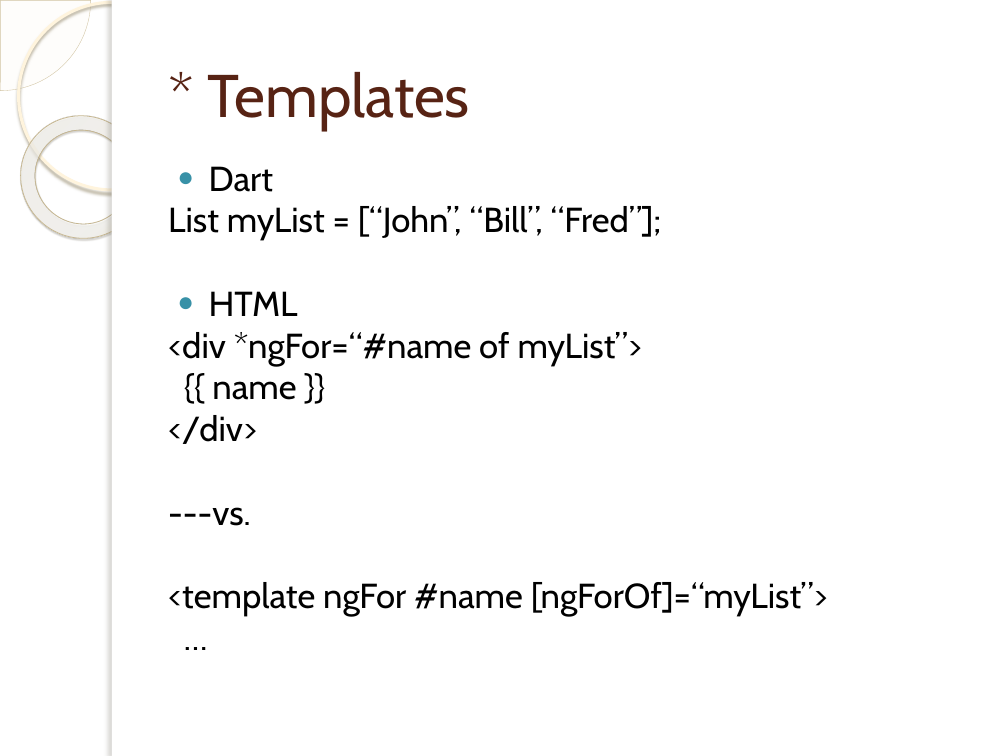
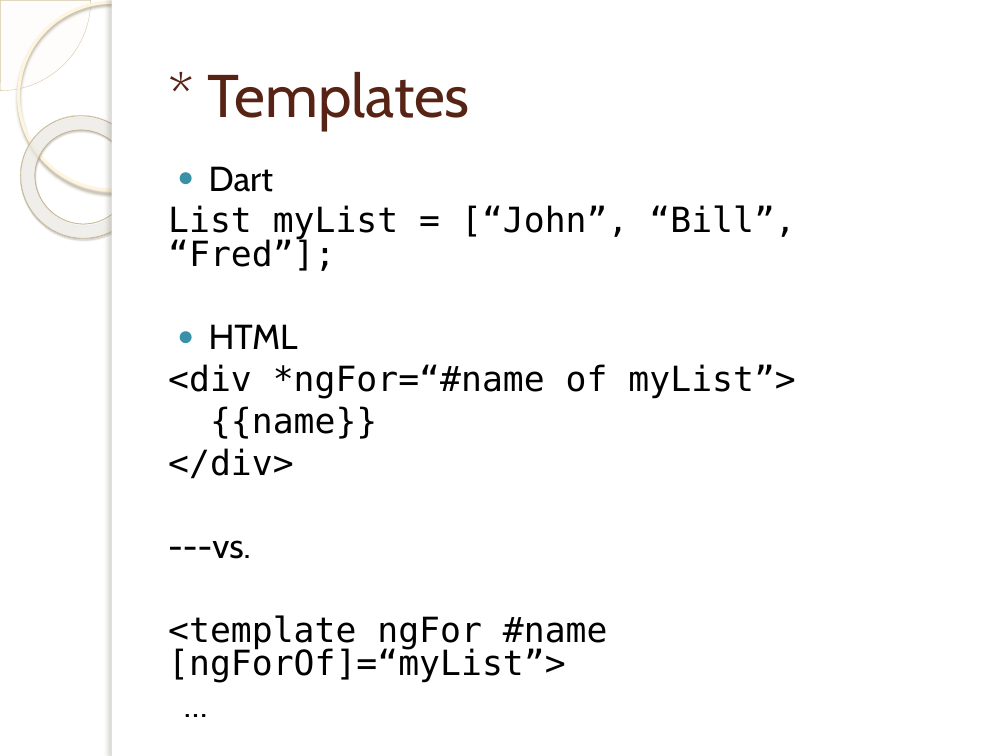
Before and after one commit to cdnielson/angular2presentation, a slide deck: slide 18 of Angular 2.pptx. Drawn at 1008x756 pixels with LibreOffice and Linux fonts; fonts in the diff are those of the drawing; background and template pictures are left out. Boxes give left, top, right and bottom in pixels: in the first picture for what was removed or moved away, otherwise in the second. Text is boxed around its words. In the diff, an @@ line names an element or a change of style, - is before the commit and + after.

```diff
--- a/Angular 2.pptx
+++ b/Angular 2.pptx
@@ text at <box>168,205,795,682</box>: font Cabin to DejaVu Sans Mono in "List myList = [“John”, “Bill”, “Fred”];", "<div *ngFor=“#name of myList”>", "</div>", "<template ngFor #name [ngForOf]=“myList”>" @@
@@ text at <box>210,406,377,439</box>: text changed; font Cabin to DejaVu Sans Mono @@
-{{ name }}
+{{name}}
```
Also in this commit, not shown: 19 other slides changed, 1 other file.
